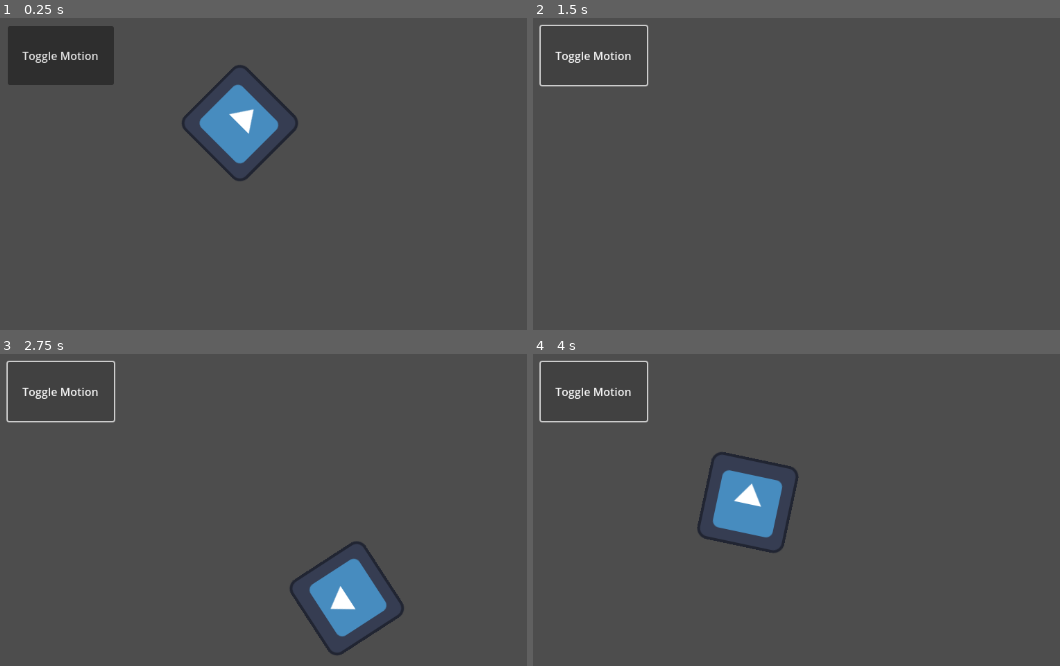
Above: before the commit, frames 1-4 (two rows, left to right).
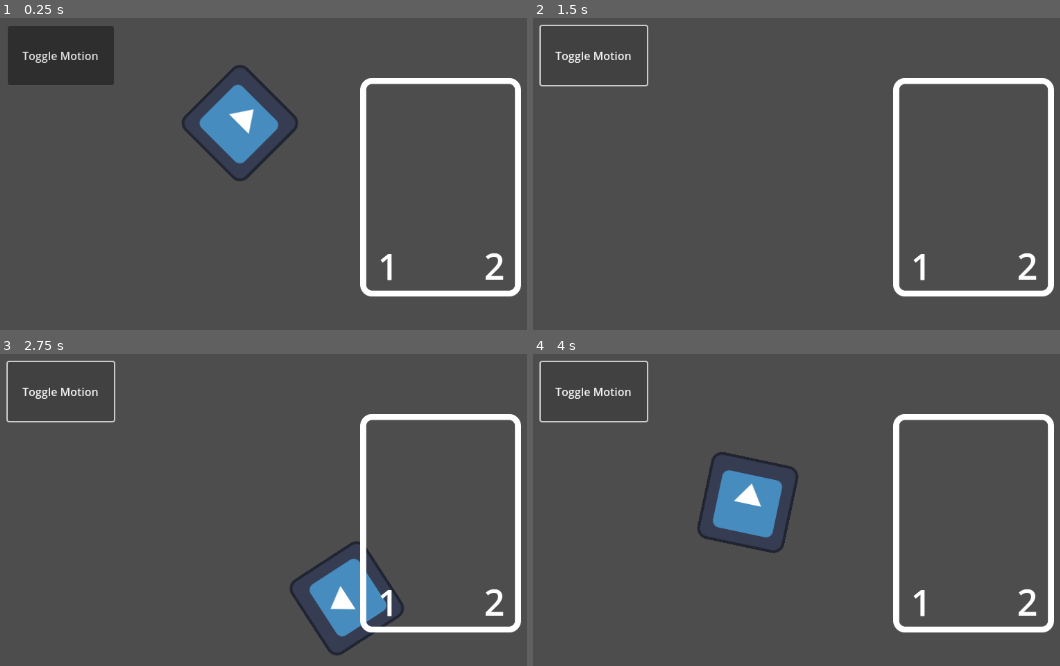
Above: after the commit, the same moments.

Repository: kiinii-pixel/Card-Wars
Game: Godot game, scene res://Main.tscn
Same seed, same stepped clock (60 frames per second), same inputs: the game is played once before the commit and once after it. The engine's default icon, where the game draws it, is replaced by a stand-in: a white triangle on a blue panel in a dark square.
Inputs:
- Up to frame 1 (0.25 s): no input
- Up to frame 2 (1.5 s): click "Toggle Motion" at 0.5 s; click "Toggle Motion" at 1.25 s
- Up to frame 3 (2.75 s): click "Toggle Motion" at 2 s
- Up to frame 4 (4 s): tap Enter at 2.75 s; tap Space at 3.5 s

The runs differ from the first frame. In frame 1, 3.1% of the frame differs, in the area x 68-99%, y 19-90%; in frame 2, 3.1%; in frame 3, 3.1%; in frame 4, 3.1%.

Commit message:
Added Card Scene
cards displays attack and defense variable

Diff:
--- /dev/null
+++ b/Card.gd
@@ -0,0 +1,14 @@
+extends Node2D
+
+var attack = 1
+var defense = 2
+
+# Called when the node enters the scene tree for the first time.
+func _ready():
+	$Sprite2D/Attack_Label.text = String.num_int64(attack)
+	$Sprite2D/Defense_Label.text = String.num_int64(defense)
+
+
+# Called every frame. 'delta' is the elapsed time since the previous frame.
+func _process(delta):
+	pass
--- /dev/null
+++ b/Card.tscn
@@ -0,0 +1,31 @@
+[gd_scene load_steps=3 format=3 uid="uid://dmaltcph6qdjq"]
+
+[ext_resource type="Script" path="res://Card.gd" id="1_d5eeg"]
+[ext_resource type="Texture2D" uid="uid://dh1i8bho0oef6" path="res://assets/CardBorder.png" id="2_chsro"]
+
+[node name="Card" type="Node2D"]
+script = ExtResource("1_d5eeg")
+
+[node name="Sprite2D" type="Sprite2D" parent="."]
+scale = Vector2(0.58, 0.58)
+texture = ExtResource("2_chsro")
+
+[node name="Attack_Label" type="Label" parent="Sprite2D"]
+offset_left = -180.0
+offset_top = 134.0
+offset_right = -80.0
+offset_bottom = 261.0
+theme_override_font_sizes/font_size = 90
+text = "A"
+horizontal_alignment = 1
+vertical_alignment = 1
+
+[node name="Defense_Label" type="Label" parent="Sprite2D"]
+offset_left = 84.4828
+offset_top = 132.759
+offset_right = 184.483
+offset_bottom = 259.759
+theme_override_font_sizes/font_size = 90
+text = "D"
+horizontal_alignment = 1
+vertical_alignment = 1
--- a/Main.tscn
+++ b/Main.tscn
@@ -1,6 +1,7 @@
-[gd_scene load_steps=2 format=3 uid="uid://owug2m35obl1"]
+[gd_scene load_steps=3 format=3 uid="uid://owug2m35obl1"]
 
 [ext_resource type="PackedScene" uid="uid://cwxx6u16tppmj" path="res://sprite_2D.tscn" id="1_sq1yv"]
+[ext_resource type="PackedScene" uid="uid://dmaltcph6qdjq" path="res://Card.tscn" id="2_sfiwt"]
 
 [node name="Node2D" type="Node2D"]
 
@@ -17,4 +18,7 @@
 offset_bottom = 140.0
 text = "Toggle Motion"
 
+[node name="Card" parent="." instance=ExtResource("2_sfiwt")]
+position = Vector2(703, 287)
+
 [connection signal="pressed" from="Button" to="Sprite2D" method="_on_button_pressed"]
Binary file added: assets/CardBorder.png
Not shown, added: assets/CardBorder.png.import
